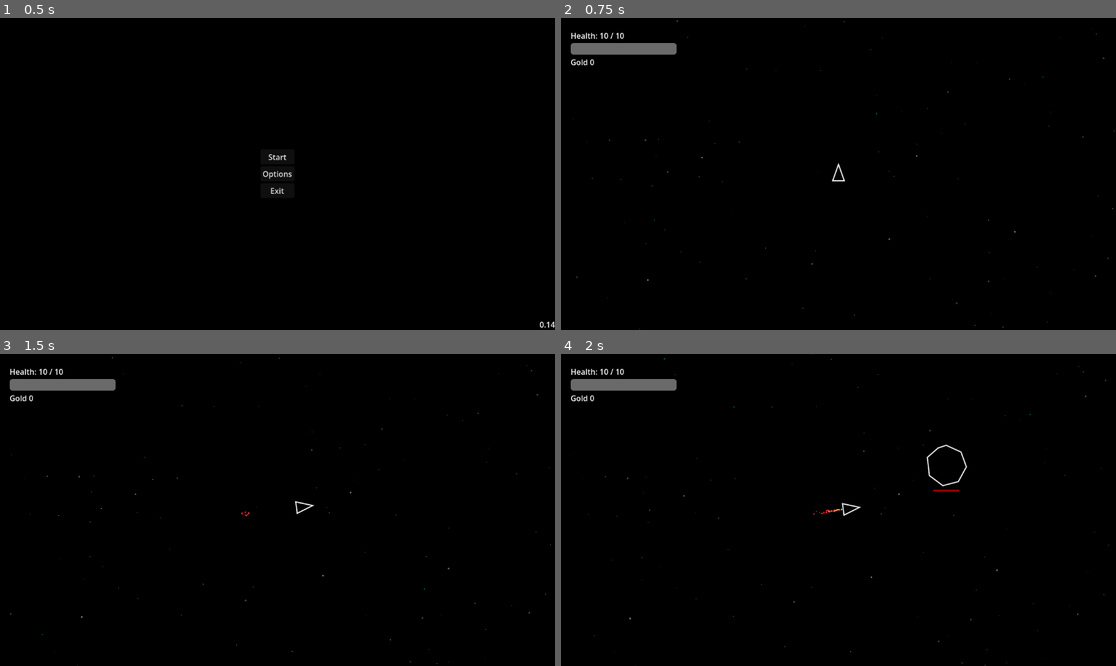
Above: before the commit, frames 1-4 (two rows, left to right).
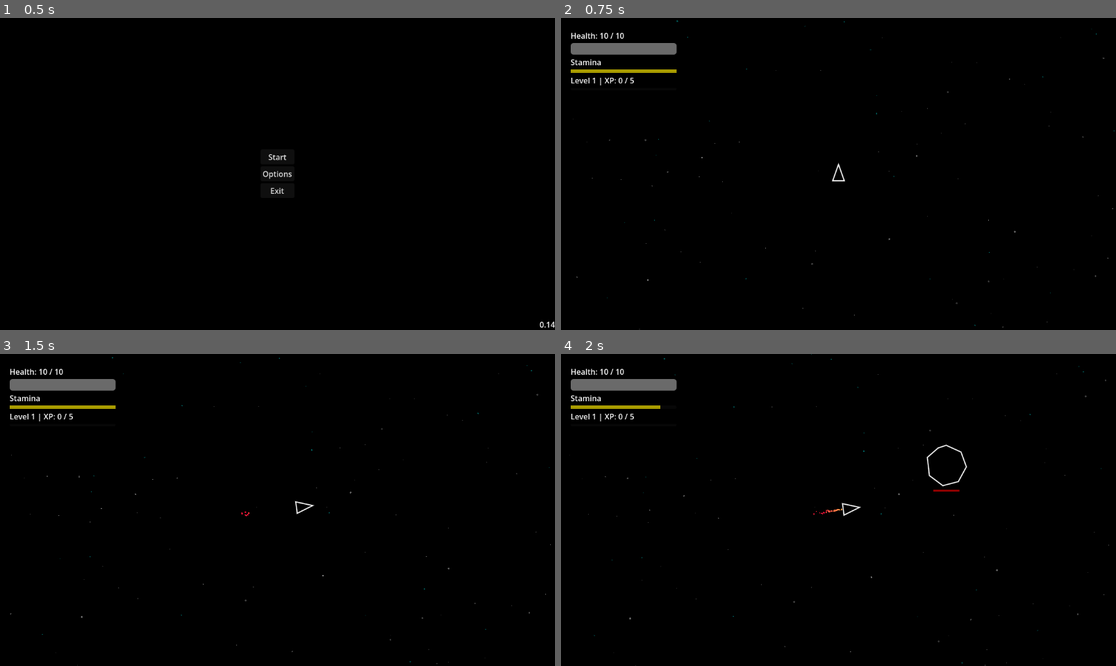
Above: after the commit, the same moments.

Repository: Jarmahent/RogueInvader
Game: Godot game, scene res://main.tscn
Two runs of this game, one before a commit and one after it. Both use one fixed random seed, a clock stepped at 60 frames per second and the inputs below.
Inputs (mouse positions are in pixels of both pictures, inside the frame that each line leads up to):
- Up to frame 1 (0.5 s): no input
- Up to frame 2 (0.75 s): click "Start" at 0.5 s
- Up to frame 3 (1.5 s): tap Enter at 1.25 s; move the mouse to (399, 494) at 1.27 s; hold W (thrust) from 1.28 s (still down); tap Space (dash) at 1.35 s
- Up to frame 4 (2 s): keep holding W (thrust)

Frame 1 is identical in both runs. In frame 2, 0.4% of the frame differs, in the area x 1-21%, y 13-22%; in frame 3, 0.4%; in frame 4, 0.4%.

Commit message:
Switched over gold and marketplace to xp and levels

Diff:
--- a/common/ui/hud/hud.gd
+++ b/common/ui/hud/hud.gd
@@ -7,7 +7,9 @@
 @onready var health_bar: ProgressBar = $InfoPanel/HealthBar
 @onready var restart_button: Button = $RestartCenter/RestartButton
 @onready var game = get_parent()
-@onready var gold_label: Label = $InfoPanel/GoldLabel
+@onready var xp_label: Label = $InfoPanel/XPLabel
+@onready var xp_bar: ProgressBar = $InfoPanel/XPBar
+@onready var stamina_bar: ProgressBar = $InfoPanel/StaminaBar
 
 # Connect to future health changes and read the current health immediately
 # so the display is initialized before the first hit.awaw aawwdwda
@@ -16,8 +18,11 @@
 	_on_health_changed(ship.health, ship.max_health)
 	restart_button.pressed.connect(_on_restart_pressed)
 
-	game.gold_changed.connect(_on_gold_changed)
-	_on_gold_changed(game.gold)
+	ship.stamina_changed.connect(_on_stamina_changed)
+	stamina_bar.max_value = ship.max_stamina
+	_on_stamina_changed(ship.stamina, ship.max_stamina)
+	game.xp_changed.connect(_on_xp_changed)
+	_on_xp_changed(game.xp, game.xp_to_next_level)
 
 
 # Use the same health values for both the bar and the numeric label.
@@ -40,6 +45,16 @@
 func _on_restart_pressed() -> void:
 	get_tree().reload_current_scene()
 
+func _on_stamina_changed(stamina: float, max_stamina: float) -> void:
+	stamina_bar.value = stamina
+	stamina_bar.max_value = max_stamina
 
-func _on_gold_changed(total: int) -> void:
-	gold_label.text = "Gold %d" % [total]
+func _on_xp_changed(current: int, target: int) -> void:
+	xp_bar.max_value = target
+	xp_bar.value = current
+
+	xp_label.text = "Level %d | XP: %d / %d" % [
+		game.player_level,
+		current,
+		target
+	]
--- a/common/ui/market/market.gd
+++ b/common/ui/market/market.gd
@@ -1,64 +1,30 @@
 extends CanvasLayer
 
-signal continue_requested
 signal upgrade_requested(upgrade_id: String)
 
-const UPGRADE_COST: int = 2
-
 @onready var content = $MarketCenter/MarketPanel/MarketContent
-@onready var gold_label: Label = content.get_node("GoldLabel")
-@onready var health_button: Button = content.get_node("HealthButton")
-@onready var damage_button: Button = content.get_node("DamageButton")
-@onready var speed_button: Button = content.get_node("SpeedButton")
-@onready var continue_button: Button = content.get_node("ContinueButton")
 
 
-# Called when the node enters the scene tree for the first time.
 func _ready() -> void:
 	hide()
 
-	health_button.text = "+10 Health - %d gold" % UPGRADE_COST
-	damage_button.text = "+4 Projectile Damage - %d gold" % UPGRADE_COST
-	speed_button.text = "+100 Projectile Speed - %d gold" % UPGRADE_COST
-	continue_button.pressed.connect(_on_continue_pressed)
-	health_button.pressed.connect(
-		_on_upgrade_pressed.bind("health")
-	)
+	content.get_node("TitleLabel").text = "Level up, choose your upgrades!"
+	content.get_node("GoldLabel").hide()
+	content.get_node("ContinueButton").hide()
 
-	damage_button.pressed.connect(
-		_on_upgrade_pressed.bind("damage")
-	)
-
-	speed_button.pressed.connect(
-		_on_upgrade_pressed.bind("speed")
-	)
-
-func _on_upgrade_pressed(upgrade_id: String) -> void:
-	upgrade_requested.emit(upgrade_id)
-
-
-func update_gold(total: int) -> void:
-	gold_label.text = "Gold: %d" % total
-
-	var cannot_afford := total < UPGRADE_COST
-	health_button.disabled = cannot_afford
-	damage_button.disabled = cannot_afford
-	speed_button.disabled = cannot_afford
-
-
-
-
-func _on_continue_pressed() -> void:
-	continue_requested.emit()
-
+	content.get_node("HealthButton").text = "+ Maximum Health"
+	content.get_node("DamageButton").text = "+ Projectile Damage"
+	content.get_node("SpeedButton").text = "+ Projectile Speed"
+	content.get_node("MaxStaminaButton").text = "+ Max Stamina"
 
 func _on_health_button_pressed() -> void:
-	pass # Replace with function body.
-
+	upgrade_requested.emit("health")
 
 func _on_damage_button_pressed() -> void:
-	pass # Replace with function body.
-
+	upgrade_requested.emit("damage")
 
 func _on_speed_button_pressed() -> void:
-	pass # Replace with function body.
+	upgrade_requested.emit("speed")
+
+func _on_max_stamina_button_pressed() -> void:
+	upgrade_requested.emit("max_stamina")
--- a/common/ui/market/market.tscn
+++ b/common/ui/market/market.tscn
@@ -37,6 +37,9 @@
 [node name="SpeedButton" type="Button" parent="MarketCenter/MarketPanel/MarketContent" unique_id=498219973]
 layout_mode = 2
 
+[node name="MaxStaminaButton" type="Button" parent="MarketCenter/MarketPanel/MarketContent" unique_id=2058489177]
+layout_mode = 2
+
 [node name="ContinueButton" type="Button" parent="MarketCenter/MarketPanel/MarketContent" unique_id=1178362244]
 layout_mode = 2
 text = "Next Stage"
@@ -44,3 +47,4 @@
 [connection signal="pressed" from="MarketCenter/MarketPanel/MarketContent/HealthButton" to="." method="_on_health_button_pressed"]
 [connection signal="pressed" from="MarketCenter/MarketPanel/MarketContent/DamageButton" to="." method="_on_damage_button_pressed"]
 [connection signal="pressed" from="MarketCenter/MarketPanel/MarketContent/SpeedButton" to="." method="_on_speed_button_pressed"]
+[connection signal="pressed" from="MarketCenter/MarketPanel/MarketContent/MaxStaminaButton" to="." method="_on_max_stamina_button_pressed"]
--- a/entities/asteroid/asteroid.gd
+++ b/entities/asteroid/asteroid.gd
@@ -2,14 +2,13 @@
 # initial drift, screen wrapping, health, and contact damage.
 extends RigidBody2D
 
-signal gold_awarded(amount: int)
+signal xp_awarded(amount: int)
 signal destroyed
 
 
 
 # _ready() recalculates max_health from size_multiplier for each asteroid.
-@export_range(0, 100) var gold_drop_chance: int = 100
-@export var gold_reward: int = 1
+@export var xp_reward: int = 1
 @export var max_health: int = 30
 @export var min_drift_speed: float = 40.0
 @export var max_drift_speed: float = 300.0
@@ -122,8 +121,7 @@
 
 	if health == 0:
 		destroyed.emit()
-		if gold_reward > 0 and randi_range(1, 100) <= gold_drop_chance:
-			gold_awarded.emit(gold_reward)
+		xp_awarded.emit(xp_reward)
 		_play_explosion.call_deferred()
 		queue_free()
 
--- a/entities/player/player.gd
+++ b/entities/player/player.gd
@@ -3,6 +3,7 @@
 extends CharacterBody2D
 
 signal health_changed(current_health: int, maximum_health: int)
+signal stamina_changed(current_stamina: float, max_stamina: float)
 
 
 # Exported settings can be tuned in the Inspector. Speed is in pixels per
@@ -21,6 +22,11 @@
 @export var dash_boost: float = 1000.0
 @export var bullet_damage: int = 10
 
+# Stamina
+@export var max_stamina: float = 100.0
+@export var dash_stamina_cost: float = 25.0
+@export var stamina_regen_rate: float = 20.0
+
 
 
 # The Muzzle child marks where bullets appear. @onready resolves it when
@@ -35,10 +41,12 @@
 var health: int
 var fire_cooldown: float = 0.0
 var damage_protection_remaining = 0.0
+var stamina: float
 
 func _ready() -> void:
 
 	health = max_health
+	stamina = max_stamina
 
 	# Treat all collision surfaces as walls, with no floor.
 	motion_mode = CharacterBody2D.MOTION_MODE_FLOATING
@@ -61,6 +69,13 @@
 
 # delta is the time in seconds for one physics tick.
 func _physics_process(delta: float) -> void:
+	if dash_time_left <= 0.0:
+		stamina = minf(
+			stamina + stamina_regen_rate * delta,
+			max_stamina
+		)
+		stamina_changed.emit(stamina, max_stamina)
+
 	# Count down temporary damage protection without going below zero.
 	damage_protection_remaining = maxf(
 		damage_protection_remaining - delta,
@@ -78,7 +93,13 @@
 		global_rotation = mouse_direction.angle() + PI / 2.0
 
 	# A fresh press starts one dash and locks its direction for the burst.
-	if Input.is_action_just_pressed("dash") and dash_time_left <= 0.0:
+	if (
+		Input.is_action_just_pressed("dash")
+		and dash_time_left <= 0.0
+		and stamina >= dash_stamina_cost
+	):
+		stamina -= dash_stamina_cost
+		stamina_changed.emit(stamina)
 		dash_direction = Vector2.UP.rotated(global_rotation)
 		pre_dash_velocity = velocity
 
@@ -150,6 +171,11 @@
 	health_changed.emit(health, max_health)
 
 
+func upgrade_stamina(amount: int) -> void:
+	max_stamina += amount
+	stamina = max_stamina
+	stamina_changed.emit(stamina, max_stamina)
+
 # Ignore hits while protected or dead. Tell the HUD the new health before
 # removing the ship so it can show the restart button at zero health.
 func take_damage(amount: int) -> void:
--- a/levels/arena/game.gd
+++ b/levels/arena/game.gd
@@ -7,7 +7,7 @@
 signal gold_changed(total: int)
 signal stage_progress_changed(current: int, target: int)
 signal stage_completed(stage_number: int)
-
+signal xp_changed(current: int, target: int)
 
 # The Inspector supplies the asteroid scene and sets the timing and cap.
 @export var asteroid_scene: PackedScene
@@ -22,41 +22,41 @@
 var stage_index: int = 0
 var stage_kills: int = 0
 var stage_active: bool = true
+var xp: int = 0
+var player_level: int = 1
+var xp_to_next_level: int = 5
+var pending_upgrades: int = 0
 
-func _on_gold_awarded(amount: int) -> void:
+func _on_xp_awarded(amount: int) -> void:
 	var ship := get_node_or_null("Ship")
 	if ship == null or ship.is_queued_for_deletion():
 		return
-	gold += amount
-	gold_changed.emit(gold)
-	print("Gold +%d | Total: %d" % [amount, gold])
+	xp += amount
+	xp_changed.emit(xp, xp_to_next_level)
 
-func _on_asteroid_destroyed()-> void:
-	asteroids_destroyed+=1
-
-	if not stage_active:
+	if amount <= 0:
 		return
 
-	stage_kills += 1
-	var target := stage_targets[stage_index]
-	stage_progress_changed.emit(stage_kills, target)
+	xp += amount
 
-	print(
-		"Stage %d: %d / %d"
-		% [stage_index + 1, stage_kills, target]
-	)
+	while xp >= xp_to_next_level:
+		xp -= xp_to_next_level
+		player_level += 1
+		pending_upgrades += 1
+		xp_to_next_level += 5
 
-	if stage_kills >= target:
-		stage_active = false
+		print("Reached level %d!" % player_level)
+	xp_changed.emit(xp, xp_to_next_level)
+	if pending_upgrades > 0:
 		_open_market.call_deferred()
+
+func _on_asteroid_destroyed() -> void:
+	asteroids_destroyed += 1
 
 # Wait before the first spawn, then check at each spawn interval.
 # Passing false to both timers freezes their countdowns during pause.
 func _ready() -> void:
 	market.upgrade_requested.connect(_on_upgrade_requested)
-	gold_changed.connect(market.update_gold)
-	market.update_gold(gold)
-	market.continue_requested.connect(_on_market_continue_requested)
 	await get_tree().create_timer(spawn_delay, false).timeout
 	while(is_inside_tree()):
 		# The ship removes itself on death, which ends spawning for this run.
@@ -70,16 +70,19 @@
 		await get_tree().create_timer(spawn_interval, false).timeout
 
 func _open_market() -> void:
-	stage_completed.emit(stage_index + 1)
+	if pending_upgrades <= 0 or market.visible:
+		return
+
+	var ship := get_node_or_null("Ship")
+	if ship == null or ship.is_queued_for_deletion():
+		return
+
 	$PauseMenu.market_open = true
 	get_tree().paused = true
 	market.show()
 
 func _on_upgrade_requested(upgrade_id: String) -> void:
-	if stage_active or not market.visible:
-		return
-
-	if gold < market.UPGRADE_COST:
+	if pending_upgrades <= 0 or not market.visible:
 		return
 
 	var ship := get_node_or_null("Ship")
@@ -93,46 +96,24 @@
 			ship.bullet_damage += 4
 		"speed":
 			ship.bullet_speed += 100
+		"max_stamina":
+			ship.upgrade_stamina(10)
 		_:
 			return
 
-	gold -= market.UPGRADE_COST
-	gold_changed.emit(gold)
+	pending_upgrades -= 1
+	market.hide()
 
-	print(
-		"Purchased %s | Gold: %d | Health: %d/%d | Damage: %d | Speed: %.0f"
-		% [
-			upgrade_id,
-			gold,
-			ship.health,
-			ship.max_health,
-			ship.bullet_damage,
-			ship.bullet_speed
-		]
-	)
+	if pending_upgrades > 0:
+		_open_market.call_deferred()
+	else:
+		$PauseMenu.market_open = false
+		get_tree().paused = false
+
 
 func get_camera_world_rect() -> Rect2:
 	var screen_to_world := get_canvas_transform().affine_inverse()
 	return screen_to_world * get_viewport_rect()
-
-
-
-func _on_market_continue_requested() -> void:
-	if stage_index + 1 >= stage_targets.size():
-		print("GAME COMPLETE!")
-		return
-
-	stage_index += 1
-	stage_kills = 0
-	stage_active = true
-	stage_progress_changed.emit(
-		stage_kills,
-		stage_targets[stage_index]
-	)
-
-	market.hide()
-	$PauseMenu.market_open = false
-	get_tree().paused = false
 
 # Choose a point in the opposite screen quadrant based on the ship's position.
 func spawn_asteroid() -> void:
@@ -177,7 +158,7 @@
 	asteroid.collision_mask = 3
 	asteroid.add_to_group("asteroids")
 
-	asteroid.gold_awarded.connect(_on_gold_awarded)
+	asteroid.xp_awarded.connect(_on_xp_awarded)
 	asteroid.destroyed.connect(_on_asteroid_destroyed)
 
 	add_child(asteroid)
--- a/levels/arena/game.tscn
+++ b/levels/arena/game.tscn
@@ -7,6 +7,9 @@
 [ext_resource type="PackedScene" uid="uid://42xecwcusspy" path="res://common/ui/pause_menu/pause_menu.tscn" id="4_7jktm"]
 [ext_resource type="PackedScene" uid="uid://d1fv67kii2k3h" path="res://common/ui/market/market.tscn" id="6_ryrav"]
 [ext_resource type="PackedScene" uid="uid://cls1y13npy4hq" path="res://common/backgrounds/starfield.tscn" id="7_0c5bo"]
+
+[sub_resource type="StyleBoxFlat" id="StyleBoxFlat_0c5bo"]
+bg_color = Color(0.6624897, 0.61281455, 0, 1)
 
 [node name="Game" type="Node2D" unique_id=1173610803]
 script = ExtResource("1_feb5d")
@@ -35,9 +38,28 @@
 value = 100.0
 show_percentage = false
 
-[node name="GoldLabel" type="Label" parent="HUD/InfoPanel" unique_id=1638972496]
+[node name="StaminaLabel" type="Label" parent="HUD/InfoPanel" unique_id=1227279741]
+layout_mode = 2
+text = "Stamina"
+
+[node name="StaminaBar" type="ProgressBar" parent="HUD/InfoPanel" unique_id=1544162411]
+custom_minimum_size = Vector2(220, 7)
+clip_contents = true
+layout_mode = 2
+theme_override_styles/fill = SubResource("StyleBoxFlat_0c5bo")
+value = 100.0
+show_percentage = false
+
+[node name="XPLabel" type="Label" parent="HUD/InfoPanel" unique_id=1638972496]
 layout_mode = 2
 text = "Gold"
+
+[node name="XPBar" type="ProgressBar" parent="HUD/InfoPanel" unique_id=187292736]
+custom_minimum_size = Vector2(220, 5)
+clip_contents = true
+layout_mode = 2
+max_value = 5.0
+show_percentage = false
 
 [node name="RestartCenter" type="CenterContainer" parent="HUD" unique_id=821530329]
 anchors_preset = 15
